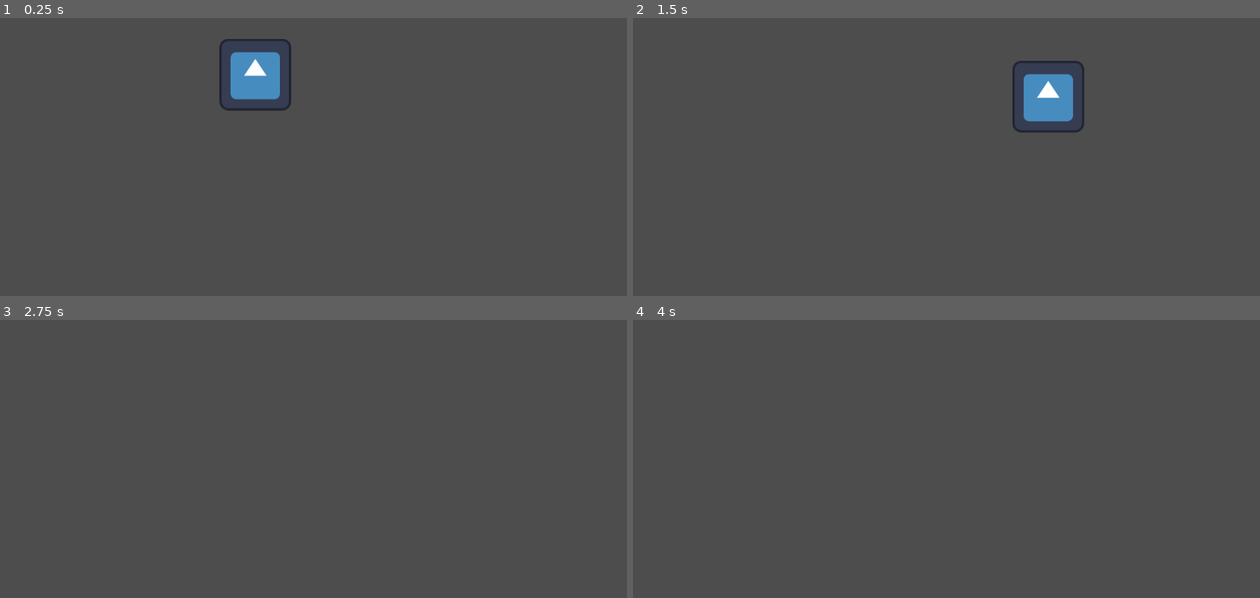
Above: before the commit, frames 1-4 (two rows, left to right).
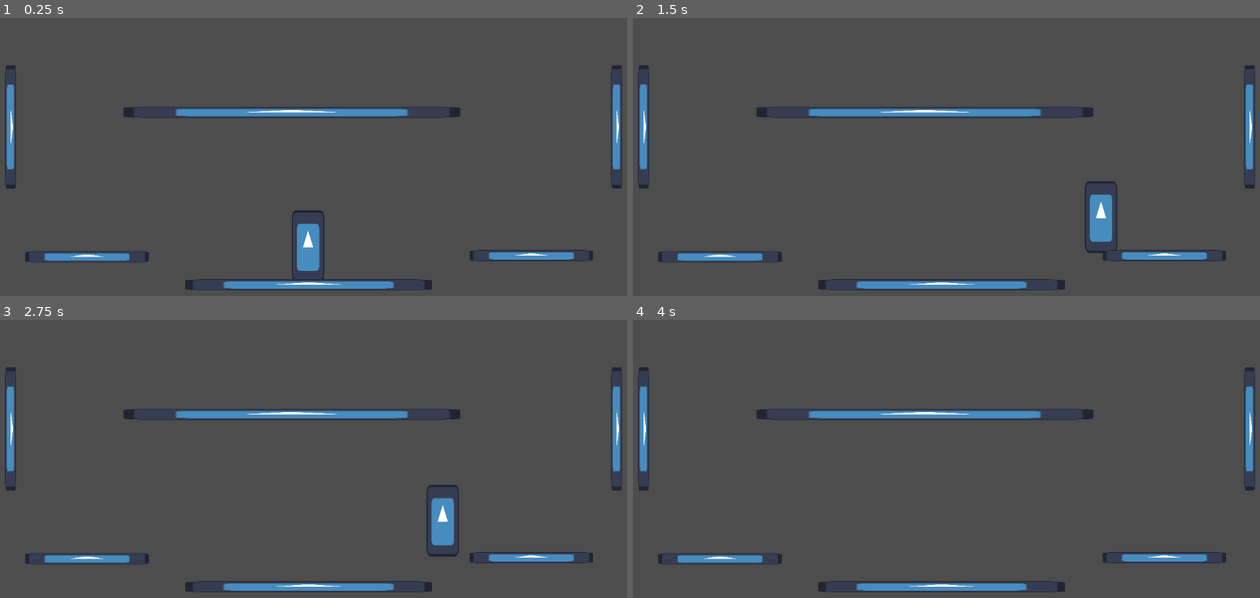
Above: after the commit, the same moments.

Repository: ragegaming23/Bug_Game
Game: Godot game, scene res://test scene.tscn
Two runs of this game, one before a commit and one after it. Both use one fixed random seed, a clock stepped at 60 frames per second and the inputs below. The engine's default icon, where the game draws it, is replaced by a stand-in: a white triangle on a blue panel in a dark square.
Inputs:
- Up to frame 1 (0.25 s): no input
- Up to frame 2 (1.5 s): hold Right (move right) from 0.53 s (still down); tap Up (jump) at 0.77 s
- Up to frame 3 (2.75 s): tap Up (jump) at 1.52 s; release Right (move right) at 2.03 s; hold Left (move left) from 2.03 s (still down)
- Up to frame 4 (4 s): release Left (move left) at 2.78 s; hold Right (move right) from 2.78 s (still down); tap Up (jump) at 3.02, 3.77 s

The runs differ from the first frame. In frame 1, 7.0% of the frame differs, in the area x 0-100%, y 7-98%; in frame 2, 7.0%; in frame 3, 5.5%; in frame 4, 4.7%.

Commit message:
added more floors to the level

Diff:
--- a/test player.tscn
+++ b/test player.tscn
@@ -3,15 +3,17 @@
 [ext_resource type="Script" uid="uid://7lepwy4vxh2o" path="res://character_body_2d.gd" id="1_ecflg"]
 [ext_resource type="Texture2D" uid="uid://dvsveegw4gw6t" path="res://icon.svg" id="2_ky4m1"]
 
-[sub_resource type="CircleShape2D" id="CircleShape2D_k7io5"]
-radius = 85.0059
+[sub_resource type="RectangleShape2D" id="RectangleShape2D_ecflg"]
+size = Vector2(50, 120)
 
 [node name="CharacterBody2D" type="CharacterBody2D"]
 script = ExtResource("1_ecflg")
 
 [node name="CollisionShape2D" type="CollisionShape2D" parent="."]
-shape = SubResource("CircleShape2D_k7io5")
+position = Vector2(-2, -4)
+shape = SubResource("RectangleShape2D_ecflg")
 
 [node name="Icon" type="Sprite2D" parent="."]
-position = Vector2(1, -2)
+position = Vector2(-3, -3)
+scale = Vector2(0.453125, 1)
 texture = ExtResource("2_ky4m1")
--- a/test scene.tscn
+++ b/test scene.tscn
@@ -6,8 +6,30 @@
 [node name="Node2D" type="Node2D"]
 
 [node name="CharacterBody2D" parent="." instance=ExtResource("1_gy7eo")]
-position = Vector2(467, 226)
+position = Vector2(565, 560)
 
 [node name="StaticBody2D" parent="." instance=ExtResource("2_gy7eo")]
-position = Vector2(445, 435)
-scale = Vector2(22.575, 1.52)
+position = Vector2(563, 628)
+scale = Vector2(22, 1)
+
+[node name="StaticBody2D2" parent="." instance=ExtResource("2_gy7eo")]
+position = Vector2(168, 578)
+scale = Vector2(11, 1)
+
+[node name="StaticBody2D3" parent="." instance=ExtResource("2_gy7eo")]
+position = Vector2(960, 576)
+scale = Vector2(11, 1)
+
+[node name="StaticBody2D4" parent="." instance=ExtResource("2_gy7eo")]
+position = Vector2(32, 346)
+rotation = 1.5708
+scale = Vector2(11, 1)
+
+[node name="StaticBody2D5" parent="." instance=ExtResource("2_gy7eo")]
+position = Vector2(1112, 346)
+rotation = 1.5708
+scale = Vector2(11, 1)
+
+[node name="StaticBody2D6" parent="." instance=ExtResource("2_gy7eo")]
+position = Vector2(533, 320)
+scale = Vector2(30, 1)
--- a/testfloor01.tscn
+++ b/testfloor01.tscn
@@ -1,4 +1,6 @@
-[gd_scene load_steps=2 format=3 uid="uid://cfshj5p1g3jk5"]
+[gd_scene load_steps=3 format=3 uid="uid://cfshj5p1g3jk5"]
+
+[ext_resource type="Texture2D" uid="uid://dvsveegw4gw6t" path="res://icon.svg" id="1_k18ni"]
 
 [sub_resource type="RectangleShape2D" id="RectangleShape2D_tfbca"]
 
@@ -6,3 +8,8 @@
 
 [node name="CollisionShape2D" type="CollisionShape2D" parent="."]
 shape = SubResource("RectangleShape2D_tfbca")
+
+[node name="Icon" type="Sprite2D" parent="."]
+position = Vector2(5.96046e-08, -1.78814e-07)
+scale = Vector2(0.15625, 0.15625)
+texture = ExtResource("1_k18ni")
